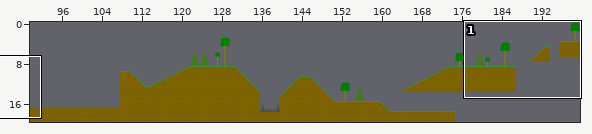
A Tiled map gets an edit: resources/levels/tiled_6_1_cave_water_land.tmx. Above, an overview of the earlier version with the close-up marked.
Close-up. First the earlier version:
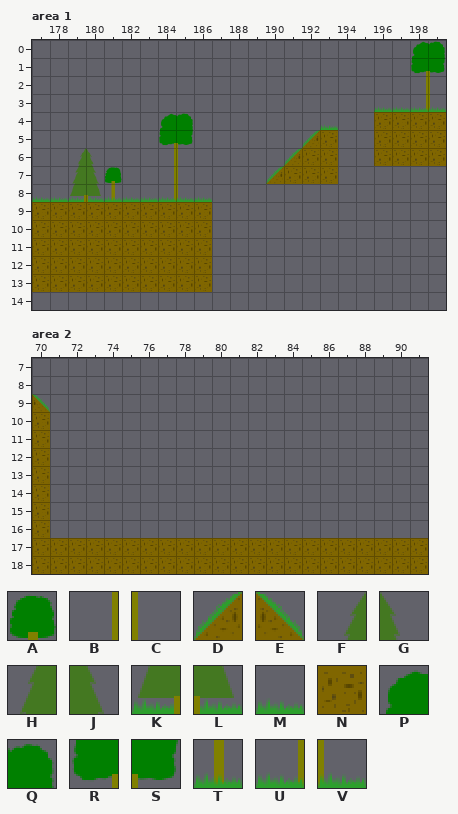
Cells are 24x24 px. Shown: area 1 x 177..199, y 0..14; area 2 x 70..91, y 7..18. The commit also changed other parts of the map, which this record leaves out.
Key: from "phase6TileSetpng": A 7 "sky", B 9 "sky", C 10 "sky", D 12 "ground", E 15 "ground", F 25 "sky", G 26 "sky", H 41 "sky", J 42 "sky", K 57 "sky", L 58 "sky", M 59 "sky", N 64 "ground", P 73 "sky", Q 74 "sky", R 89 "sky", S 90 "sky", T 104 "sky", U 105 "sky", V 106 "sky".
_ is an empty cell.
Layer "Ground" before, area 1, first column x 177:
 0 _____________________PQ
 1 _____________________RS
 2 _____________________BC
 3 ___________________MMUV
 4 _______PQ_______M__NNNN
 5 _______RS______DN__NNNN
 6 __FG___BC_____DNN__NNNN
 7 __HJA__BC____DNNN______
 8 MMKLTMMUVM_____________
 9 NNNNNNNNNN_____________
10 NNNNNNNNNN_____________
11 NNNNNNNNNN_____________
12 NNNNNNNNNN_____________
13 NNNNNNNNNN_____________
14 _______________________
Layer "Ground" before, area 2, first column x 70:
 7 ______________________
 8 ______________________
 9 E_____________________
10 N_____________________
11 N_____________________
12 N_____________________
13 N_____________________
14 N_____________________
15 N_____________________
16 N_____________________
17 NNNNNNNNNNNNNNNNNNNNNN
18 NNNNNNNNNNNNNNNNNNNNNN
After the commit:
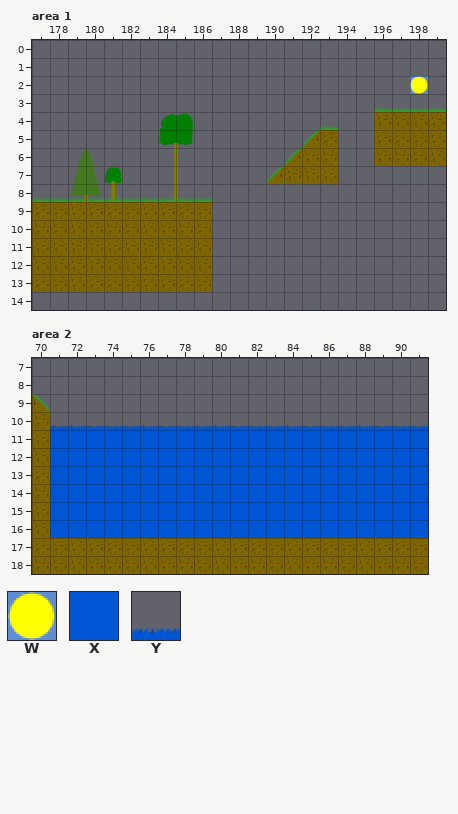
Further tiles: from "phase6TileSetpng": W 5 "sky", X 50 "water", Y 60 "sky".
Author's note on the commit: Fixed phase 6 water issue.
The edit:
Changed rows in their new state; . is an unchanged cell.
Layer "Ground", area 1:
first column x 198:
 0 __
 1 __
 2 W_
 3 MM
Layer "Ground", area 2:
first column x 71:
10 YYYYYYYYYYYYYYYYYYYYY
11 XXXXXXXXXXXXXXXXXXXXX
12 XXXXXXXXXXXXXXXXXXXXX
13 XXXXXXXXXXXXXXXXXXXXX
14 XXXXXXXXXXXXXXXXXXXXX
15 XXXXXXXXXXXXXXXXXXXXX
16 XXXXXXXXXXXXXXXXXXXXX
